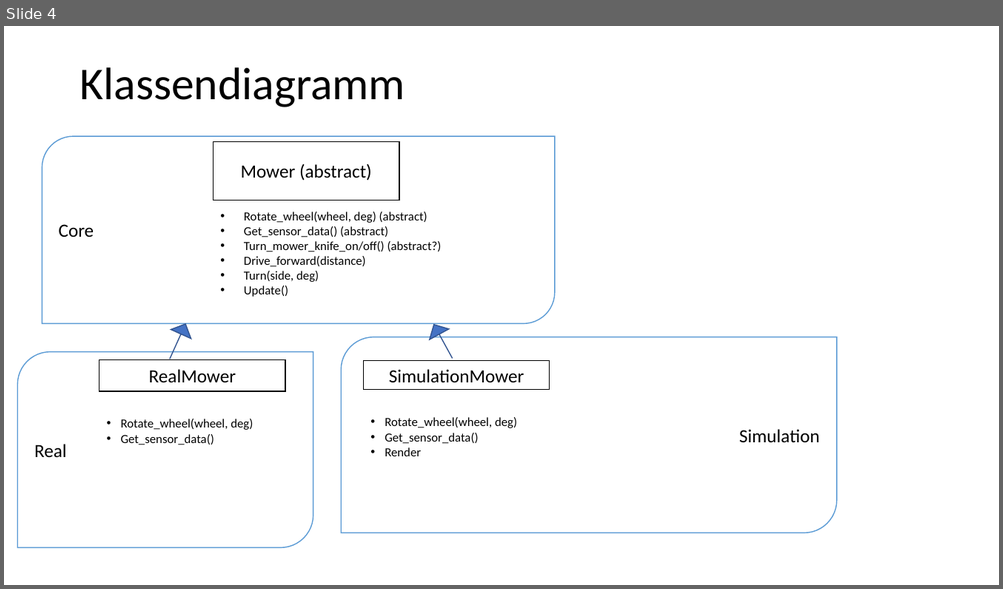
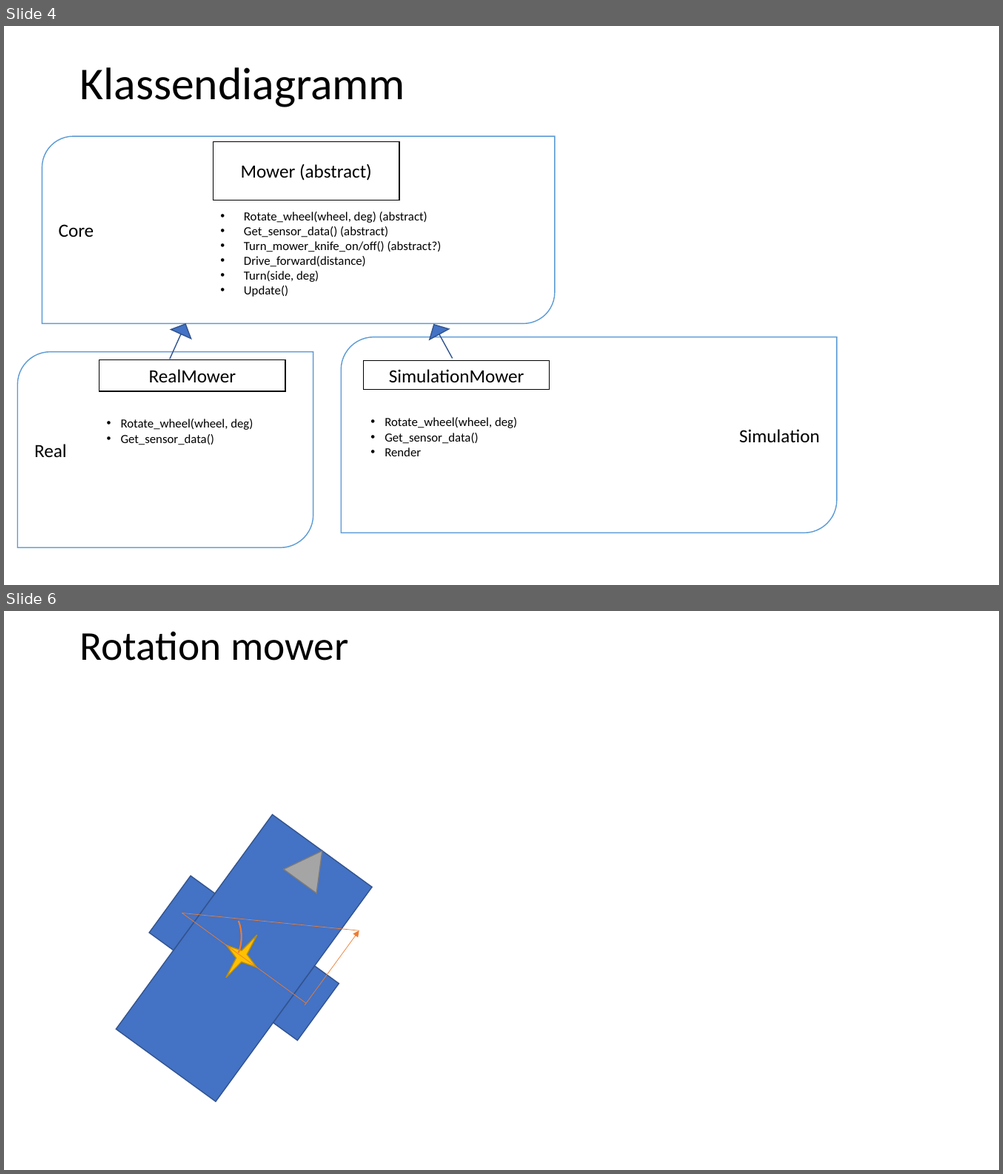
Before and after one commit to JulianSobott/mower, a slide deck: Documents/Diagramme.pptx. Shown one above the other, each under a label of ours: slide 4 before the commit, slides 4 and 6 after it; the slides between them are not shown. The pictures are 1003x589 and 1003x1174 pixels, drawn with LibreOffice and Linux fonts; fonts in the diff are those of the drawing. Boxes give left, top, right and bottom in pixels: in the first picture for what was removed or moved away, otherwise in the second. Text is boxed around its words. In the diff, an @@ line names an element or a change of style, - is before the commit and + after.

Commit message:
Extend documentation with mower sizes + mower rotation

```diff
--- a/Documents/Diagramme.pptx
+++ b/Documents/Diagramme.pptx
@@ slide 6 added at (x1=4, y1=611, x2=999, y2=1170), background #FFFFFF @@
@@ title added at (x1=79, y1=631, x2=348, y2=661), 39.6 pt, text #000000 @@
+Rotation mower
@@ line added from (182, 913) to (306, 1003), #ED7D31 0.5 pt @@
@@ line added from (182, 913) to (359, 931), #ED7D31 0.5 pt @@
@@ arc (boxed as its full ellipse) added at (x1=212, y1=911, x2=242, y2=964), outline #ED7D31 1.5 pt @@
@@ group added at (x1=116, y1=815, x2=372, y2=1102): 3 rectangles, 1 triangle, 1 star @@
@@ arrow added from (304, 1005) to (359, 931), #ED7D31 0.5 pt @@
```
Also in this commit, not shown: 1 other slide added.
